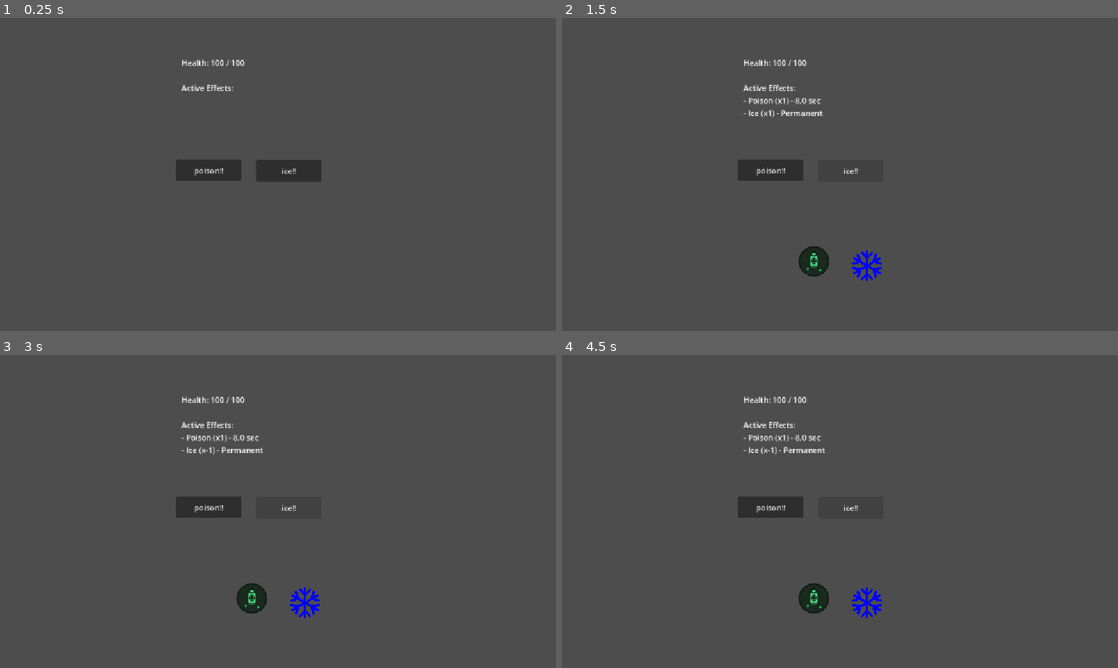
Above: before the commit, frames 1-4 (two rows, left to right).
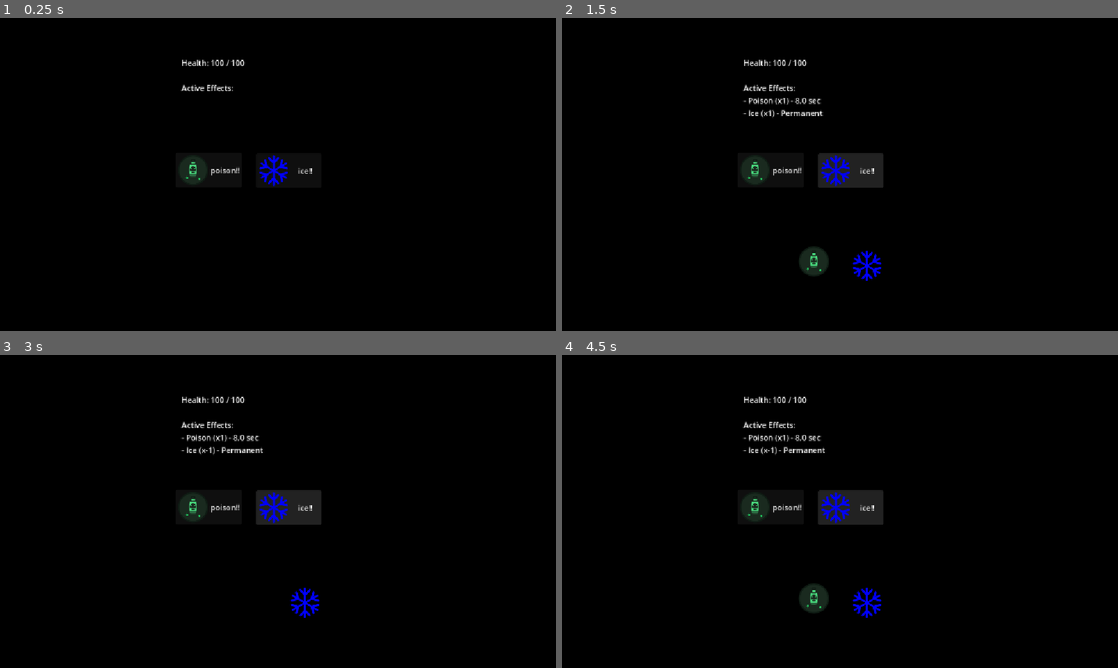
Above: after the commit, the same moments.

Repository: nestorac/godot-assets
Game: Godot game, scene res://TestStatusEffects.tscn
Two runs of this game, one before a commit and one after it. Both use one fixed random seed, a clock stepped at 60 frames per second and the inputs below.
Inputs:
- Up to frame 1 (0.25 s): no input
- Up to frame 2 (1.5 s): click "poison!!" at 0.5 s; click "ice!!" at 1.25 s
- Up to frame 3 (3 s): click "poison!!" at 2 s; click "ice!!" at 2.75 s
- Up to frame 4 (4.5 s): click "poison!!" at 3.5 s; click "ice!!" at 4.25 s

The runs differ from the first frame. In frame 1, 100% of the frame differs, in the area x 0-100%, y 0-100%; in frame 2, 99%; in frame 3, 99%; in frame 4, 99%.

Commit message:
Using the timeout.

Diff:
--- a/status-effect-manager/Character.gd
+++ b/status-effect-manager/Character.gd
@@ -31,10 +31,13 @@
 		print("Button connected successfully from code")
 	else:
 		print("ERROR: ApplyPoisonButton not found!")
-	apply_ice_pressed
-	apply_poison_pressed
+#	apply_ice_pressed
+#	apply_poison_pressed
 	update_ui()
 
+func _on_timer_timeout():
+	$"../UI/Poison".visible = false
+	print("Timer timeout!")
 
 func apply_poison_pressed() -> void:
 	print(">>> BUTTON PRESSED <<<")
@@ -42,7 +45,8 @@
 	if poison_effect == null:
 		print("ERROR: poison_effect is not assigned in the Inspector!")
 		return
-
+#	apply_ice_pressed
+#	apply_poison_pressed
 	status_manager.apply_effect(poison_effect)
 	poisoned.connect($"../UI/Poison"._on_poisoned)
 	poisoned.emit()
--- a/status-effect-manager/TestStatusEffects.tscn
+++ b/status-effect-manager/TestStatusEffects.tscn
@@ -44,6 +44,7 @@
 grow_horizontal = 2
 grow_vertical = 2
 text = "poison!!"
+icon = ExtResource("5_m1mte")
 
 [node name="ApplyIceButton" type="Button" parent="UI" unique_id=927576670]
 anchors_preset = 8
@@ -58,6 +59,7 @@
 grow_horizontal = 2
 grow_vertical = 2
 text = "ice!!"
+icon = ExtResource("7_xsven")
 
 [node name="TextureRect" type="TextureRect" parent="UI" unique_id=835415157]
 offset_left = 344.0
@@ -72,7 +74,6 @@
 
 [node name="Ice" type="Sprite2D" parent="UI" unique_id=1983935754]
 position = Vector2(632, 513)
-scale = Vector2(0.1, 0.1)
 texture = ExtResource("7_xsven")
 script = ExtResource("8_iad3b")
 
--- a/status-effect-manager/project.godot
+++ b/status-effect-manager/project.godot
@@ -27,3 +27,4 @@
 [rendering]
 
 rendering_device/driver.windows="d3d12"
+environment/defaults/default_clear_color=Color(0, 0, 0, 1)
--- a/status-effect-manager/status_effects/icons/ice.svg
+++ b/status-effect-manager/status_effects/icons/ice.svg
@@ -2,14 +2,14 @@
 <!-- Uploaded to: SVG Repo, www.svgrepo.com, Generator: SVG Repo Mixer Tools -->
 
 <svg
-   width="800px"
-   height="800px"
-   viewBox="0 0 24 24"
+   width="64"
+   height="64"
+   viewBox="0 0 1.92 1.92"
    fill="none"
    version="1.1"
    id="svg1"
    sodipodi:docname="ice.svg"
-   inkscape:version="1.4.3 (0d15f75042, 2025-12-25)"
+   inkscape:version="1.4.4 (dcaf3e7d9e, 2026-05-05)"
    xmlns:inkscape="http://www.inkscape.org/namespaces/inkscape"
    xmlns:sodipodi="http://sodipodi.sourceforge.net/DTD/sodipodi-0.dtd"
    xmlns="http://www.w3.org/2000/svg"
@@ -25,19 +25,19 @@
      inkscape:pageopacity="0.0"
      inkscape:pagecheckerboard="0"
      inkscape:deskcolor="#d1d1d1"
-     inkscape:zoom="0.99625"
-     inkscape:cx="400"
-     inkscape:cy="400"
+     inkscape:zoom="1"
+     inkscape:cx="399"
+     inkscape:cy="321.5"
      inkscape:window-width="1920"
-     inkscape:window-height="1006"
+     inkscape:window-height="1008"
      inkscape:window-x="0"
      inkscape:window-y="0"
      inkscape:window-maximized="1"
      inkscape:current-layer="svg1" />
   <path
-     d="M12 17L9 20M12 17L15 20M12 17V12M12 17V21M12 7L9 4M12 7L15 4M12 7V12M12 7V3M12 12L7.66985 9.49995M12 12L16.3301 14.4999M12 12L7.66985 14.4999M12 12L16.3301 9.49995M16.3301 14.4999L17.4282 18.598M16.3301 14.4999L20.4282 13.4019M16.3301 14.4999L19.7943 16.5M7.66985 9.49995L3.57178 10.598M7.66985 9.49995L6.57178 5.40187M7.66985 9.49995L4.20581 7.5M16.3301 9.49995L20.4282 10.598M16.3301 9.49995L17.4282 5.40187M16.3301 9.49995L19.7943 7.5M7.66985 14.4999L6.57178 18.598M7.66985 14.4999L3.57178 13.4019M7.66985 14.4999L4.20581 16.5"
+     d="M 0.96000095,1.4523076 0.66461636,1.7476922 M 0.96000095,1.4523076 1.2553856,1.7476922 M 0.96000095,1.4523076 V 0.95999998 m 0,0.49230762 v 0.3938462 m 0,-1.37846147 L 0.66461636,0.17230776 M 0.96000095,0.46769233 1.2553856,0.17230776 M 0.96000095,0.46769233 v 0.49230765 m 0,-0.49230765 V 0.07384622 m 0,0.88615376 L 0.53364777,0.71384125 M 0.96000095,0.95999998 1.3863493,1.206144 M 0.96000095,0.95999998 0.53364777,1.206144 M 0.96000095,0.95999998 1.3863493,0.71384125 m 0,0.49230275 0.1081206,0.4035052 M 1.3863493,1.206144 1.7898545,1.0980332 M 1.3863493,1.206144 1.7274397,1.4030769 M 0.53364777,0.71384125 0.13014555,0.82195689 M 0.53364777,0.71384125 0.42553011,0.310338 M 0.53364777,0.71384125 0.19257309,0.51692312 M 1.3863493,0.71384125 1.7898545,0.82195689 M 1.3863493,0.71384125 1.4944699,0.310338 M 1.3863493,0.71384125 1.7274397,0.51692312 M 0.53364777,1.206144 0.42553011,1.6096492 M 0.53364777,1.206144 0.13014555,1.0980332 M 0.53364777,1.206144 0.19257309,1.4030769"
      stroke="#000000"
-     stroke-width="1.5"
+     stroke-width="0.147692"
      stroke-linecap="round"
      stroke-linejoin="round"
      id="path1"
